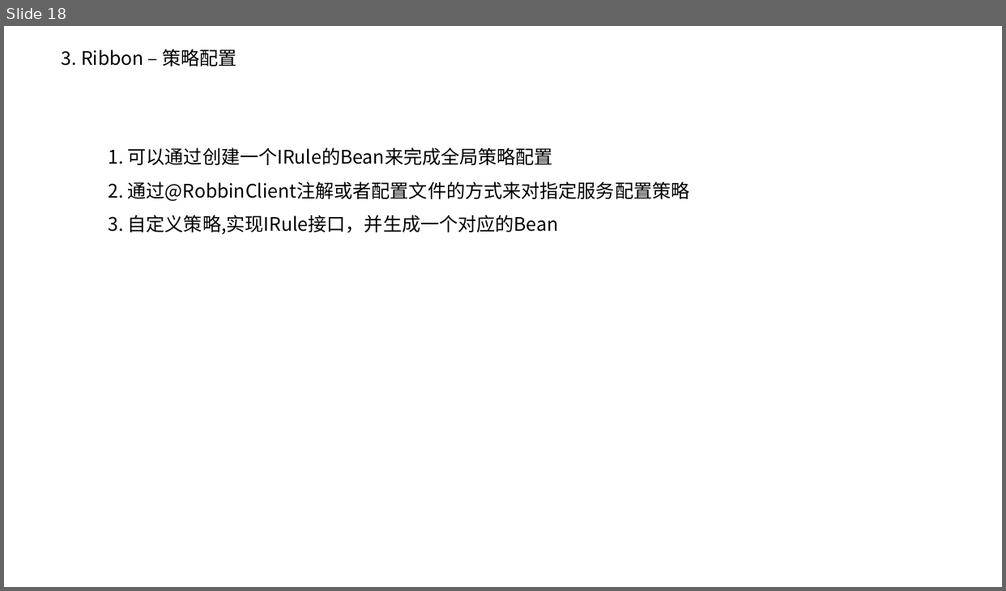
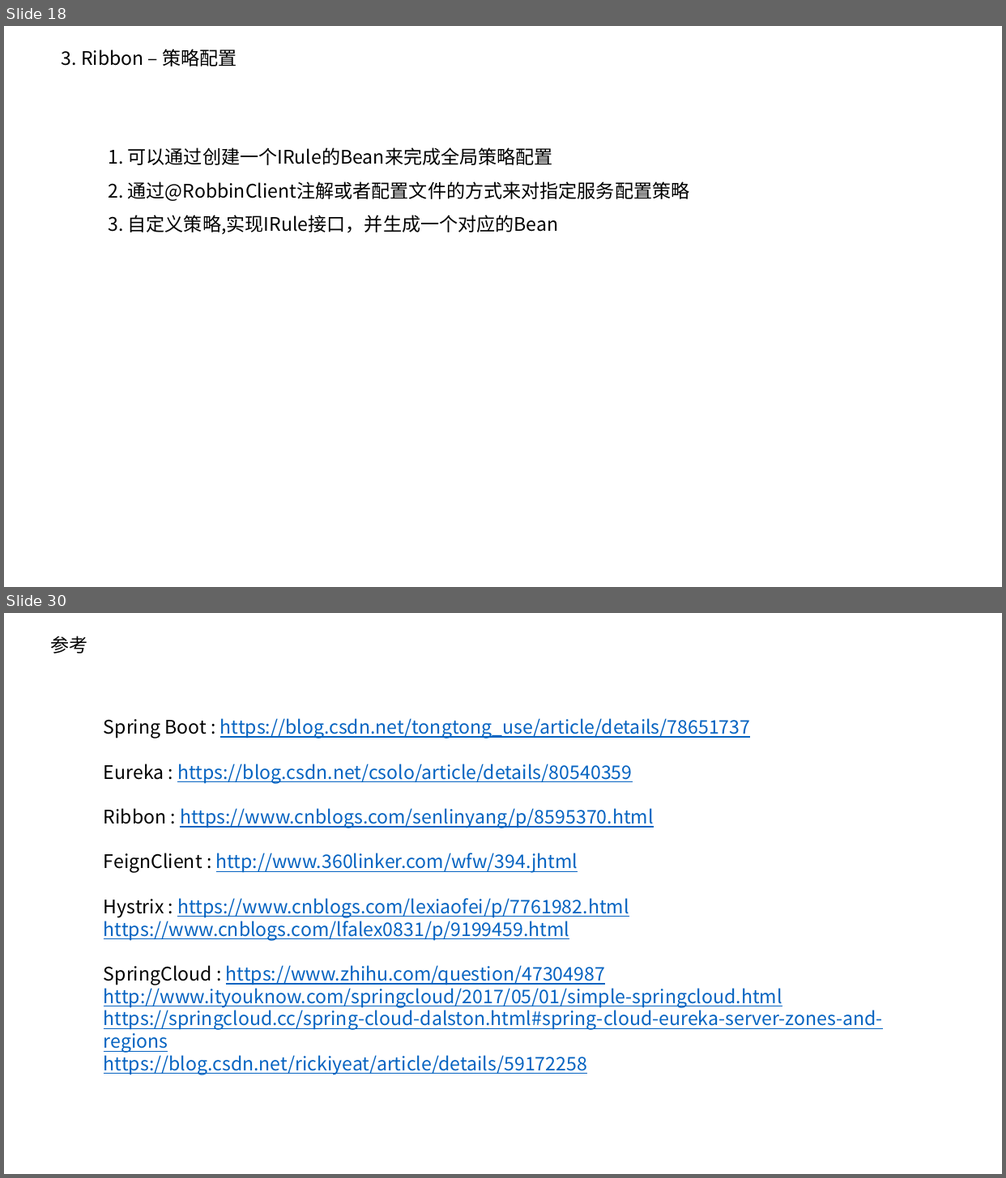
Before and after one commit to pd269hao/demo, a slide deck: doc/技术分享-SpringCloud-20190708.pptx. Shown one above the other, each under a label of ours: slide 18 before the commit, slides 18 and 30 after it; the slides between them are not shown. The pictures are 1006x591 and 1006x1178 pixels, drawn with LibreOffice and Linux fonts; fonts in the diff are those of the drawing; background and template pictures are left out. Boxes give left, top, right and bottom in pixels: in the first picture for what was removed or moved away, otherwise in the second. Text is boxed around its words. In the diff, an @@ line names an element or a change of style, - is before the commit and + after.

```diff
--- a/doc/技术分享-SpringCloud-20190708.pptx
+++ b/doc/技术分享-SpringCloud-20190708.pptx
@@ slide 30 added at (4,613,1002,1174), background #FFFFFF @@
@@ text added at (51,636,88,653), 18 pt, text #000000 @@
+参考
@@ text added at (104,718,883,1076), 18 pt, text #0563C1, underline @@
+Spring Boot : https://blog.csdn.net/tongtong_use/article/details/78651737
+Eureka : https://blog.csdn.net/csolo/article/details/80540359
+Ribbon : https://www.cnblogs.com/senlinyang/p/8595370.html
+FeignClient : http://www.360linker.com/wfw/394.jhtml
+Hystrix : https://www.cnblogs.com/lexiaofei/p/7761982.html
+https://www.cnblogs.com/lfalex0831/p/9199459.html
+SpringCloud : https://www.zhihu.com/question/47304987
+http://www.ityouknow.com/springcloud/2017/05/01/simple-springcloud.html
+https://springcloud.cc/spring-cloud-dalston.html#spring-cloud-eureka-server-zones-and-regions
+https://blog.csdn.net/rickiyeat/article/details/59172258
```
Also in this commit, not shown: 1 slide changed, 12 other slides added, 13 slides removed, 2 other files.
